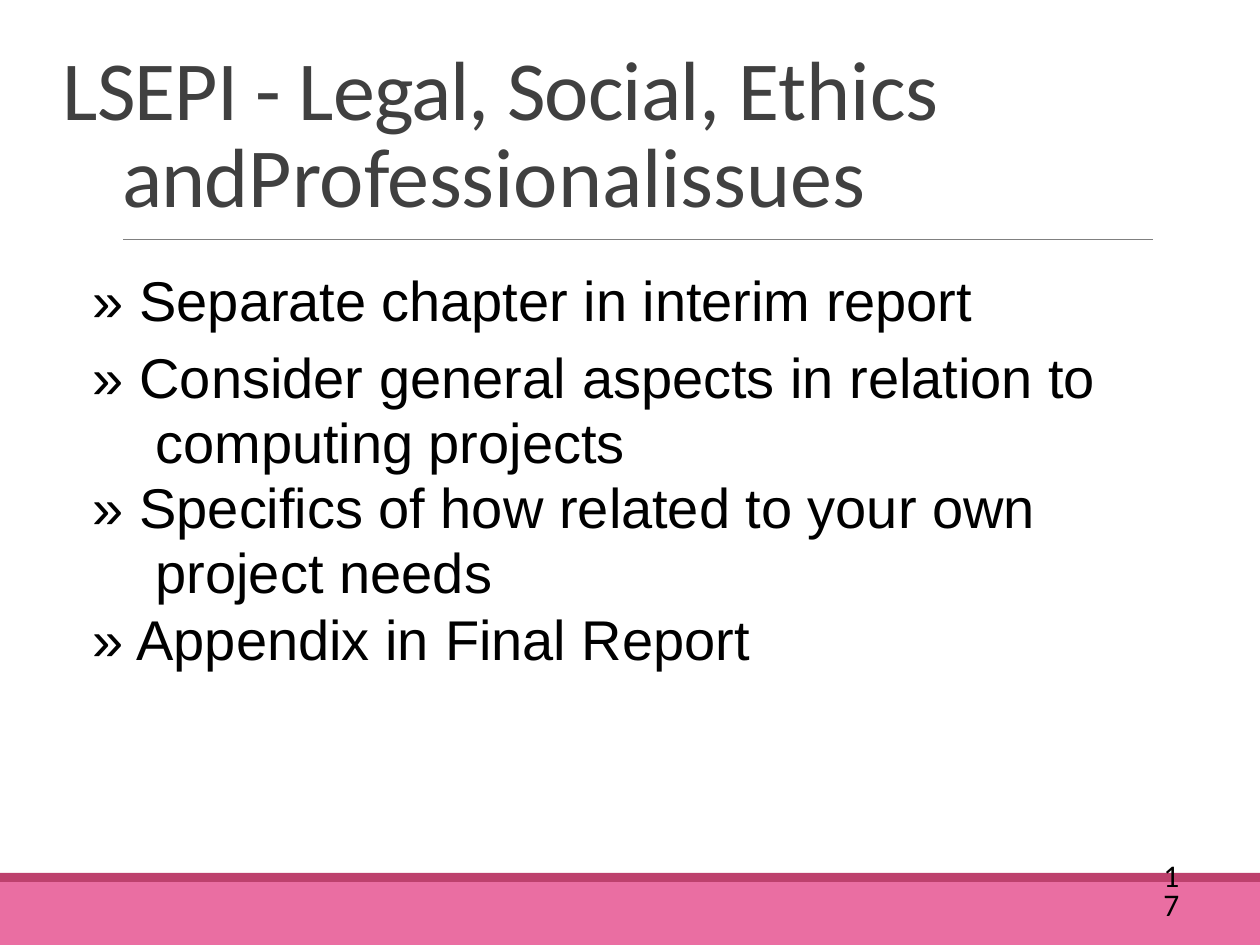
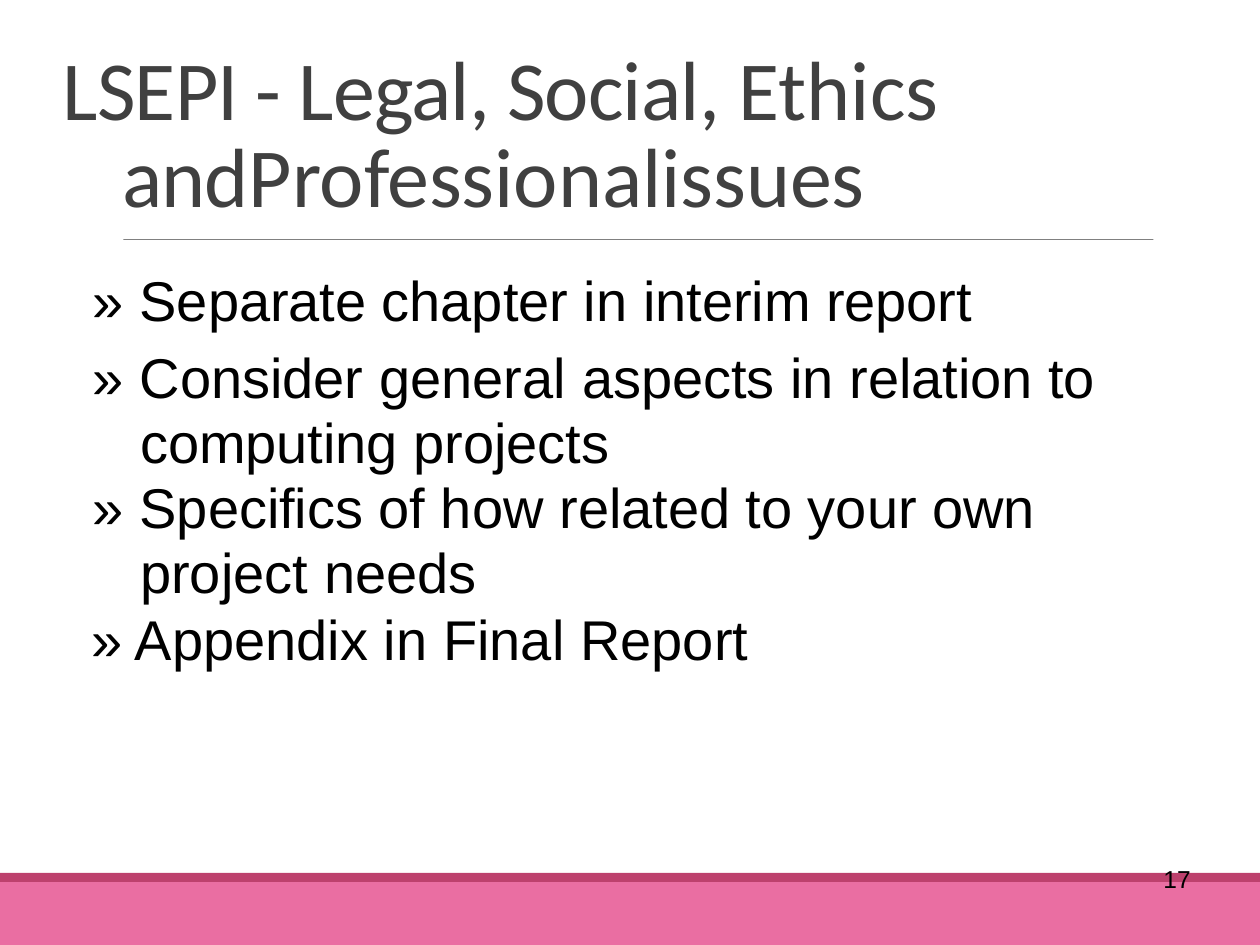
Before and after one commit to M4rk3h/uniWork, a slide deck: slide 17 of dissertation/lectures/Project Seminar 1 - Getting Started.pptx.pptx. Drawn at 1260x945 pixels with LibreOffice and Linux fonts; fonts in the diff are those of the drawing. Boxes give left, top, right and bottom in pixels: in the first picture for what was removed or moved away, otherwise in the second. Text is boxed around its words. In the diff, an @@ line names an element or a change of style, - is before the commit and + after.

```diff
--- a/dissertation/lectures/Project Seminar 1 - Getting Started.pptx.pptx
+++ b/dissertation/lectures/Project Seminar 1 - Getting Started.pptx.pptx
@@ text "» Separate chapter in interim ..." at [135, 280, 1095, 671]: indent changed @@
@@ page number at [1163, 869, 1190, 888]: size 18 to 14 pt, font Calibri to Arial @@
```
Also in this commit, not shown: 20 other slides changed, 1 slide added, 1 slide removed, 8 other files.
